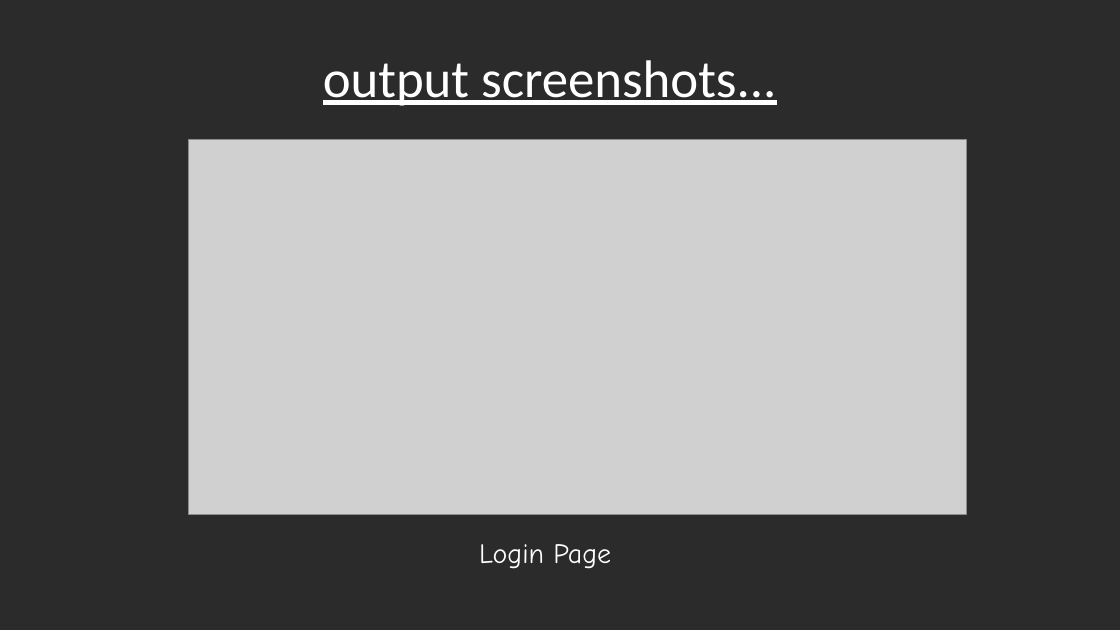
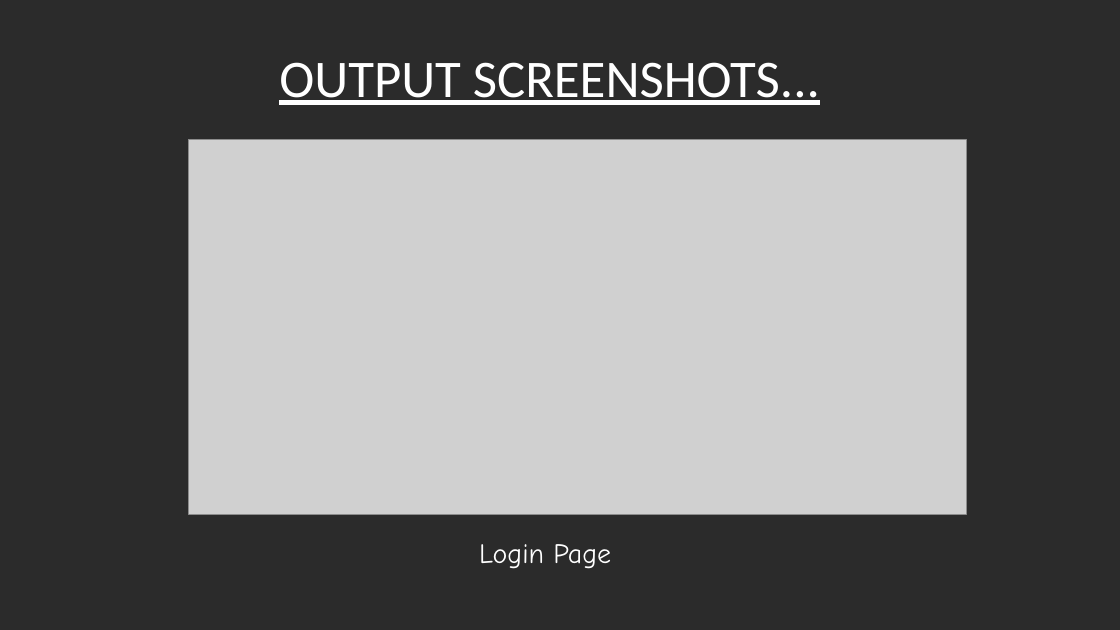
Before and after one commit to Sahithya132002/Final-Year-Project, a slide deck: slide 17 of Review 3.pptx. Drawn at 1120x630 pixels with LibreOffice and Linux fonts; fonts in the diff are those of the drawing; grey boxes stand for pictures; background and template pictures are left out; a plain dark background stands for a picture behind light text. Boxes give left, top, right and bottom in pixels: in the first picture for what was removed or moved away, otherwise in the second. Text is boxed around its words. In the diff, an @@ line names an element or a change of style, - is before the commit and + after.

```diff
--- a/Review 3.pptx
+++ b/Review 3.pptx
@@ text at box(279, 62, 820, 105): text changed @@
-output screenshots...
+OUTPUT SCREENSHOTS...
```
Also in this commit, not shown: 9 other slides changed.
